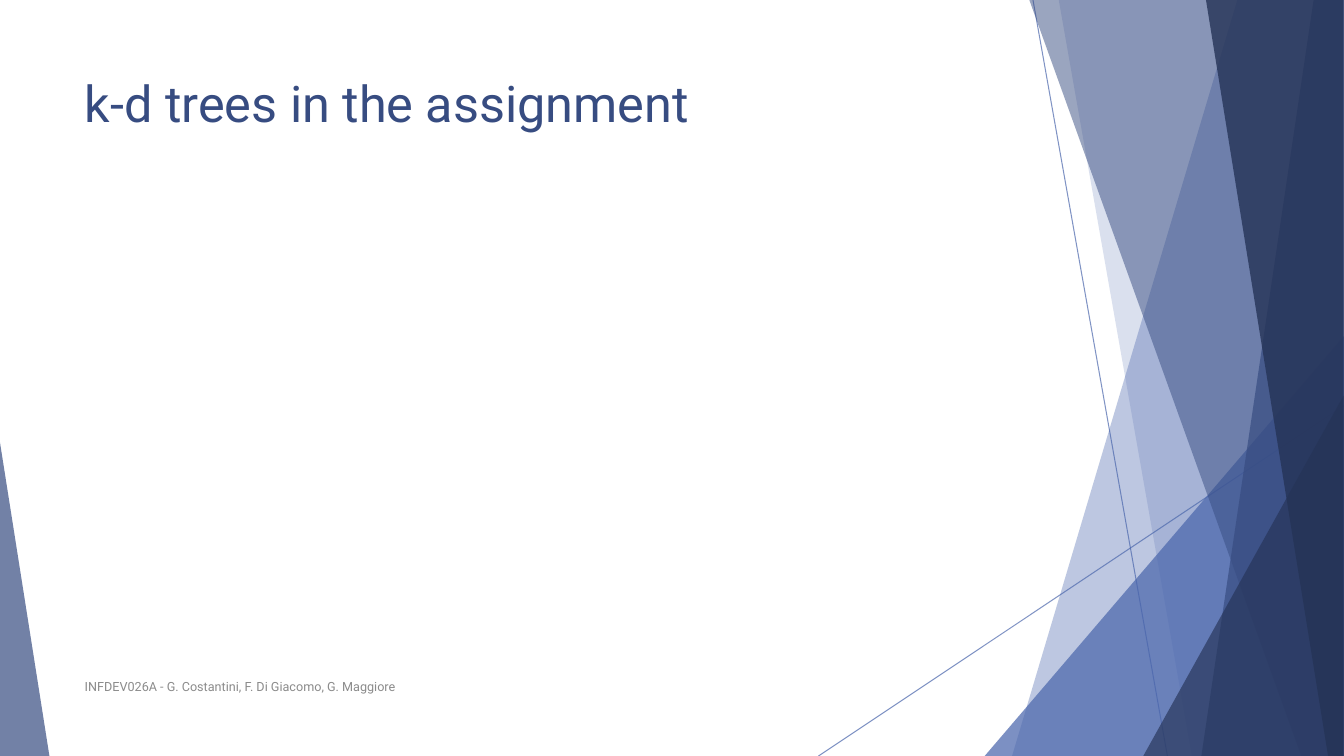
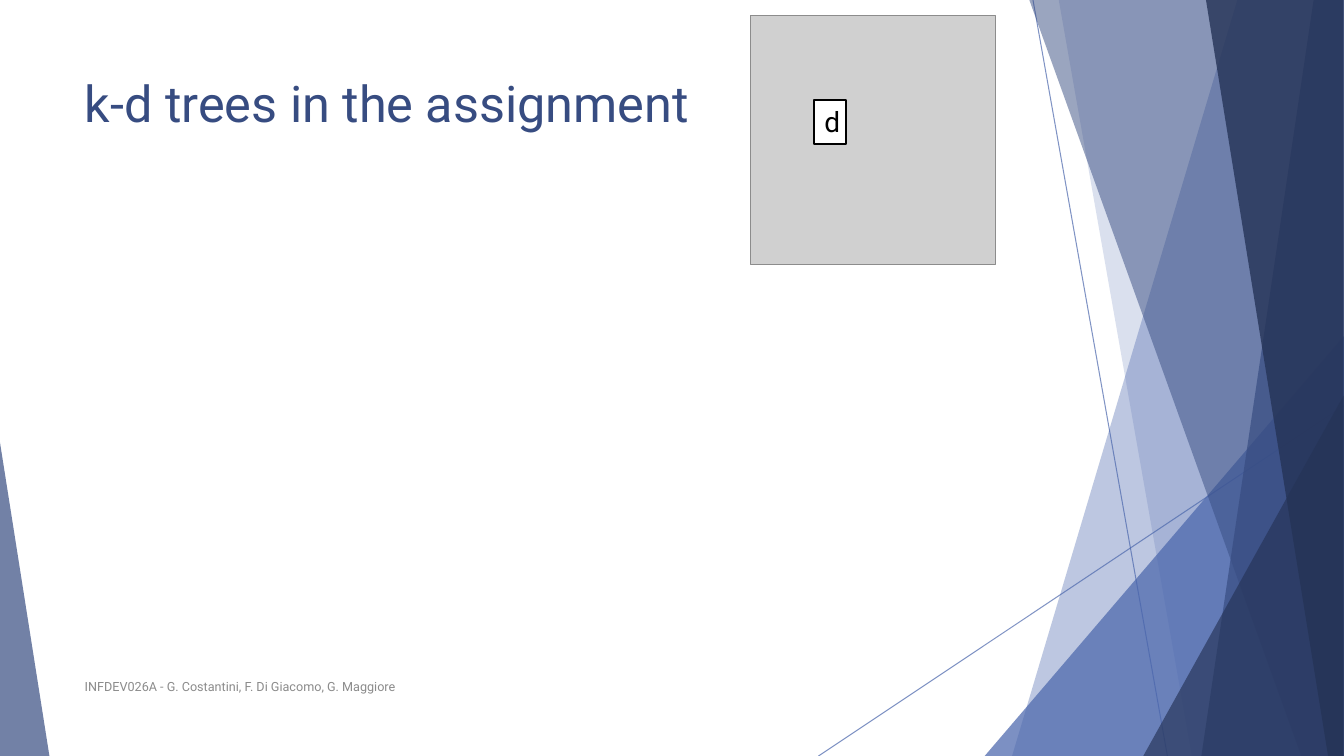
Before and after one commit to polyanos/INFDEV01-6A, a slide deck: slide 55 of Slides/Week 4 - Binary trees.pptx. Drawn at 1344x756 pixels with LibreOffice and Linux fonts; fonts in the diff are those of the drawing; grey boxes stand for pictures. Boxes give left, top, right and bottom in pixels: in the first picture for what was removed or moved away, otherwise in the second. Text is boxed around its words. In the diff, an @@ line names an element or a change of style, - is before the commit and + after.

```diff
--- a/Slides/Week 4 - Binary trees.pptx
+++ b/Slides/Week 4 - Binary trees.pptx
@@ picture added at <box>750,16,995,265</box> @@
@@ rectangle added at <box>815,100,847,144</box>, fill #FFFFFF, outline #000000 1.5 pt, 20 pt, text #000000 @@
+d
```
Also in this commit, not shown: 1 other slide changed.
